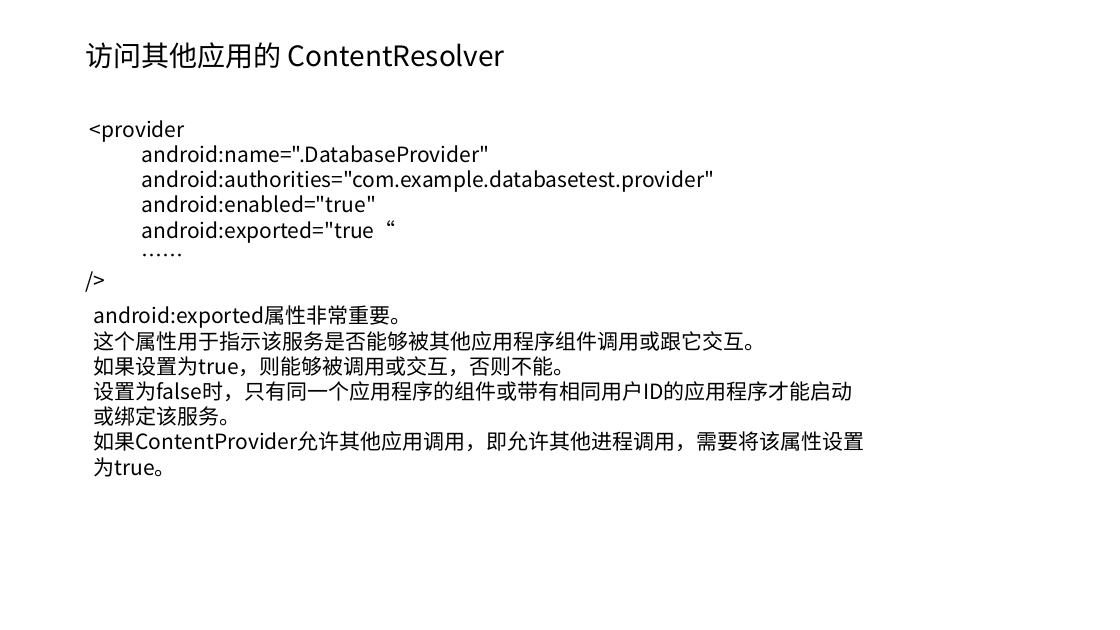
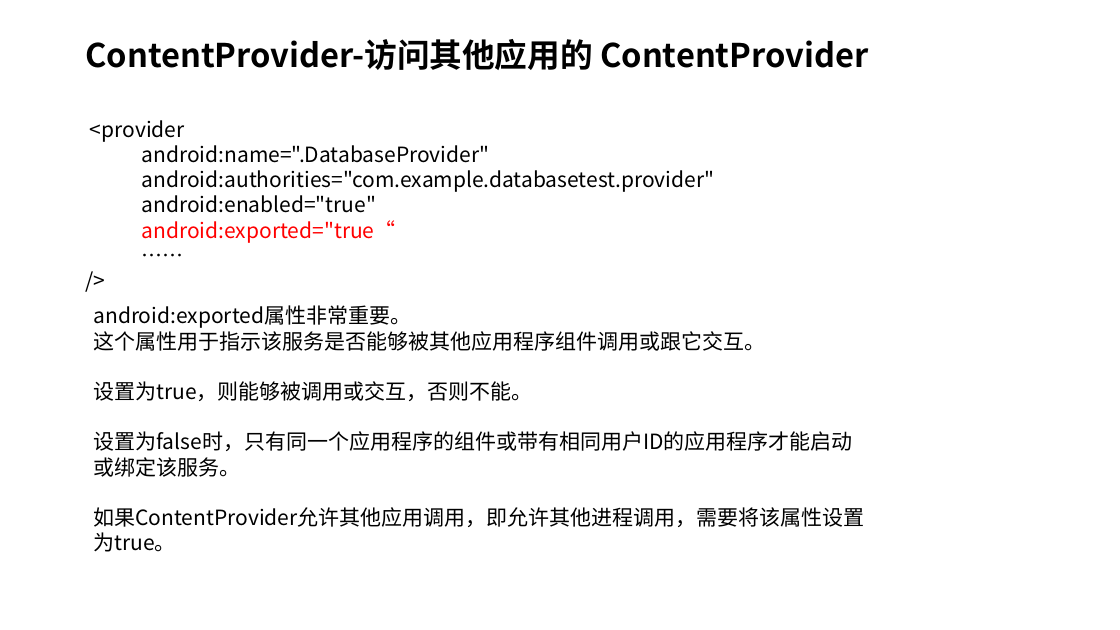
Before and after one commit to MultmediaMetaverse/LearningMultiMedia, a slide deck: slide 33 of Android 持久化技术+跨程序共享数据技术ContentProvider详解.pptx (slide 36 before the commit). Drawn at 1120x630 pixels with LibreOffice and Linux fonts; fonts in the diff are those of the drawing. Boxes give left, top, right and bottom in pixels: in the first picture for what was removed or moved away, otherwise in the second. Text is boxed around its words. In the diff, an @@ line names an element or a change of style, - is before the commit and + after.

```diff
--- a/Android 持久化技术+跨程序共享数据技术ContentProvider详解.pptx
+++ b/Android 持久化技术+跨程序共享数据技术ContentProvider详解.pptx
@@ title at [85, 39, 868, 70]: text changed; size 24 to 28 pt; bold on @@
-访问其他应用的 ContentResolver
+ContentProvider-访问其他应用的 ContentProvider
@@ text at [142, 220, 396, 243]: text colour #000000 to #FF0000 in "android:exported="true“" @@
@@ text at [93, 381, 532, 401]: text changed @@
-如果设置为true，则能够被调用或交互，否则不能。
+设置为true，则能够被调用或交互，否则不能。
```
Also in this commit, not shown: 30 other slides changed, 2 slides added, 1 slide removed.
